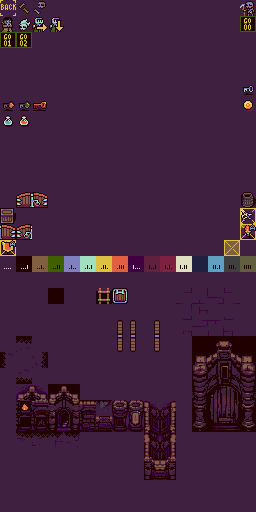
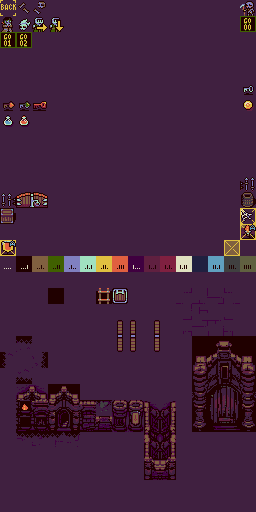
Before/after of a 256 x 512 layered artwork. What changed in the layer stack:
hid "Layer 37" over [0, 224, 32, 240]
added layer "door blue" in group "doors" over [1, 177, 255, 208]
